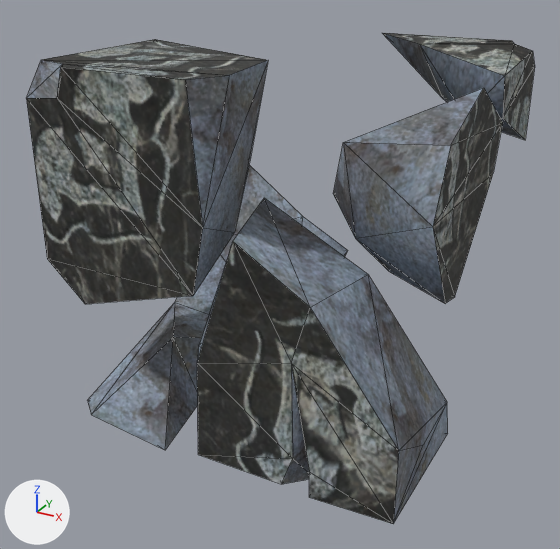
A saved change to the glTF model Project/object/stage/destructable/resource/model/EnemyStonePieces.gltf.
Before and after are seen from a 50 mm camera at (1.93, -3.75, 1.57) aimed at (-0.05, -0.15, -0.24). The lights are fixed; the arrows at lower left show +X, +Y and +Z. Mesh edges are drawn as thin lines. Vertices at the same position are counted once.

Objects in the first picture: 'EnemyStonePiece1', 'EnemyStonePiece2', 'EnemyStonePiece3', 'EnemyStonePiece4', 'EnemyStonePiece5'.
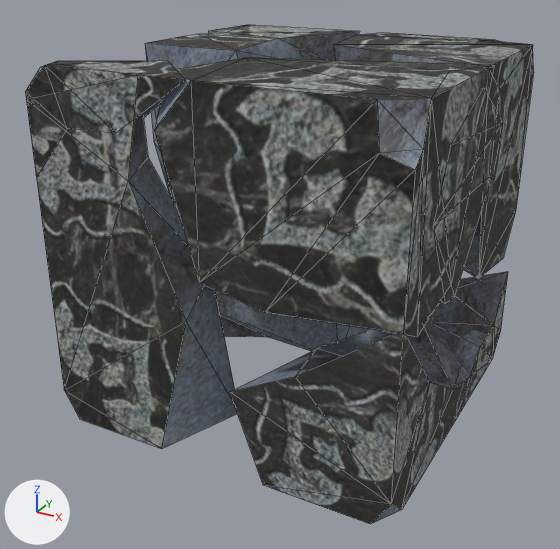
Where the newer file only moved an object's origin or applied its transform, the numbers keep the older frame.

What the commit changed:
me_enemystonepiece1 has 18 vertices, 32 faces and spans x -0.436..0.619, y -0.416..0.631, z -0.653..0.62.
me_enemystonepiece1 is used by ob_enemystonepiece1; location (-0.562, -0.584, 0.38).
me_enemystonepiece1 part 1: the whole mesh is turned 90 degrees about the y axis through its middle, then moved by (-0.207, -0.007, -0.072).
me_enemystonepiece2 has 21 vertices, 38 faces and spans x -0.579..0.561, y -0.426..0.466, z -0.651..0.64.
me_enemystonepiece2 is used by ob_enemystonepiece2; location (0.439, -0.574, -0.349).
me_enemystonepiece2 part 2: the whole mesh is turned -180 degrees about the z axis through its middle, then moved by (-0.052, -0.058, 0.16).
me_enemystonepiece3 has 14 vertices, 24 faces and spans x -0.609..0.349, y -0.485..0.237, z -0.326..0.244.
me_enemystonepiece3 is used by ob_enemystonepiece3; location (0.651, 0.763, 0.756).
me_enemystonepiece3 part 3: the whole mesh is turned -180 degrees about the z axis through its middle, then moved by (0.339, 0.225, -0.061).
me_enemystonepiece4 has 16 vertices, 28 faces and spans x -0.38..0.51, y -1.36..0.64, z -0.97..0.09.
me_enemystonepiece4 is used by ob_enemystonepiece4; location (-0.621, 0.361, -0.028).
me_enemystonepiece4 part 4: the whole mesh is turned -90 degrees about the x axis through its middle, then moved by (-0.01, 0.65, 0.77).
Mesh me_enemystonepiece7 is new.
It has 21 vertices, 38 faces and spans x -0.408..0.484, y -0.509..0.631, z -0.8..0.491.
Faces by material slot: [15, 23].
It uses material mat_enemy_stone.
It uses material mat_enemy_stone_crevice.
Mesh me_enemystonepiece6 is new.
It has 18 vertices, 32 faces and spans x -0.616..0.439, y -0.624..0.423, z -0.752..0.52.
Faces by material slot: [17, 15].
It uses material mat_enemy_stone.
It uses material mat_enemy_stone_crevice.
Mesh me_enemystonepiece8 is new.
It has 14 vertices, 24 faces and spans x -0.461..0.26, y -0.688..0.269, z -0.183..0.387.
Faces by material slot: [13, 11].
It uses material mat_enemy_stone_crevice.
It uses material mat_enemy_stone.
Mesh me_enemystonepiece9 is new.
It has 16 vertices, 28 faces and spans x -0.5..0.39, y -0.67..1.33, z -0.24..0.82.
Faces by material slot: [14, 14].
It uses material mat_enemy_stone.
It uses material mat_enemy_stone_crevice.
Object 'EnemyStonePiece1' (ob_enemystonepiece1) moves from (-0.562, -0.584, 0.38) to (0.48, -0.577, 0.559).
Object 'EnemyStonePiece2' (ob_enemystonepiece2) moves from (0.439, -0.574, -0.349) to (-0.369, 0.592, -0.509).
Object 'EnemyStonePiece3' (ob_enemystonepiece3) moves from (0.651, 0.763, 0.756) to (-0.731, -0.74, 0.817).
Object 'EnemyStonePiece4' (ob_enemystonepiece4) moves from (-0.621, 0.361, -0.028) to (-0.608, -0.762, -0.33).
Object 'EnemyStonePiece7' (ob_enemystonepiece7) is new; it shows me_enemystonepiece7.
Its location is (-0.592, 0.369, 0.509).
Object 'EnemyStonePiece6' (ob_enemystonepiece6) is new; it shows me_enemystonepiece6.
Its location is (0.559, 0.577, 0.48).
Object 'EnemyStonePiece8' (ob_enemystonepiece8) is new; it shows me_enemystonepiece8.
Its location is (0.74, 0.731, -0.817).
Object 'EnemyStonePiece9' (ob_enemystonepiece9) is new; it shows me_enemystonepiece9.
Its location is (0.608, -0.33, -0.762).

Pixel boxes (x1, y1, x2, y2) of what changed, in the pictures (560 x 549 px):
'EnemyStonePiece1', mesh turned, moved
    before: (26, 39, 268, 304)
    after: (154, 58, 494, 336)
'EnemyStonePiece2', mesh turned, moved
    before: (197, 198, 448, 524)
    after: (215, 290, 368, 351)
'EnemyStonePiece4', mesh turned, moved
    before: (87, 165, 348, 450)
    after: (26, 75, 237, 449)
'EnemyStonePiece9', added
    after: (230, 318, 491, 524)
    faces in mat_enemy_stone: (230, 333, 491, 524)
    faces in mat_enemy_stone_crevice: (230, 318, 470, 524)
'EnemyStonePiece3', mesh turned, moved
    before: (382, 33, 535, 140)
    after: (25, 61, 186, 178)
'EnemyStonePiece6', added
    after: (333, 33, 534, 279)
    faces in mat_enemy_stone: (333, 33, 534, 279)
    faces in mat_enemy_stone_crevice: (333, 45, 489, 278)
'EnemyStonePiece7', added
    after: (145, 25, 359, 210)
    faces in mat_enemy_stone_crevice: (145, 31, 359, 210)
    faces in mat_enemy_stone: (148, 25, 358, 50)
'EnemyStonePiece8', added
    after: (429, 271, 508, 413)
    faces in mat_enemy_stone_crevice: (429, 271, 508, 377)
    faces in mat_enemy_stone: (458, 275, 508, 413)
'EnemyStonePiece5', unchanged, covered by the edit
    before: (333, 88, 502, 303)
    after: (440, 97, 502, 303)
